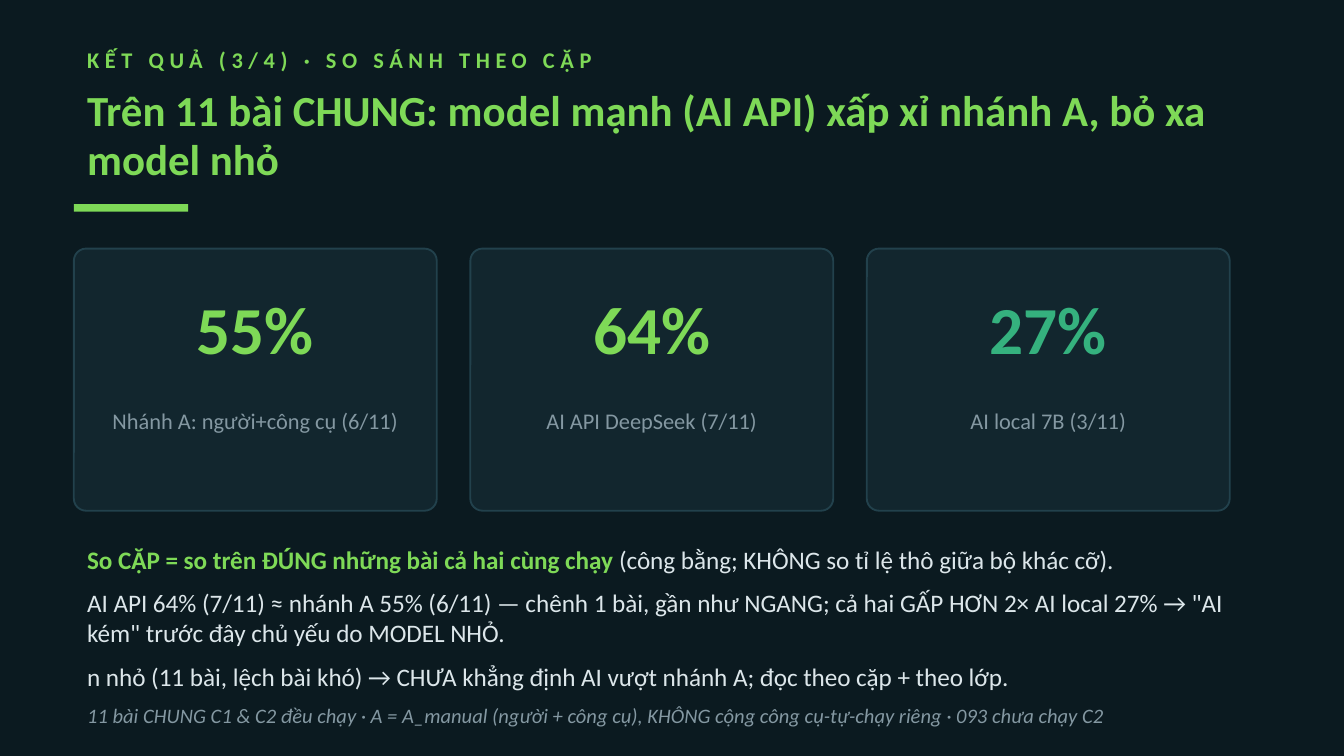
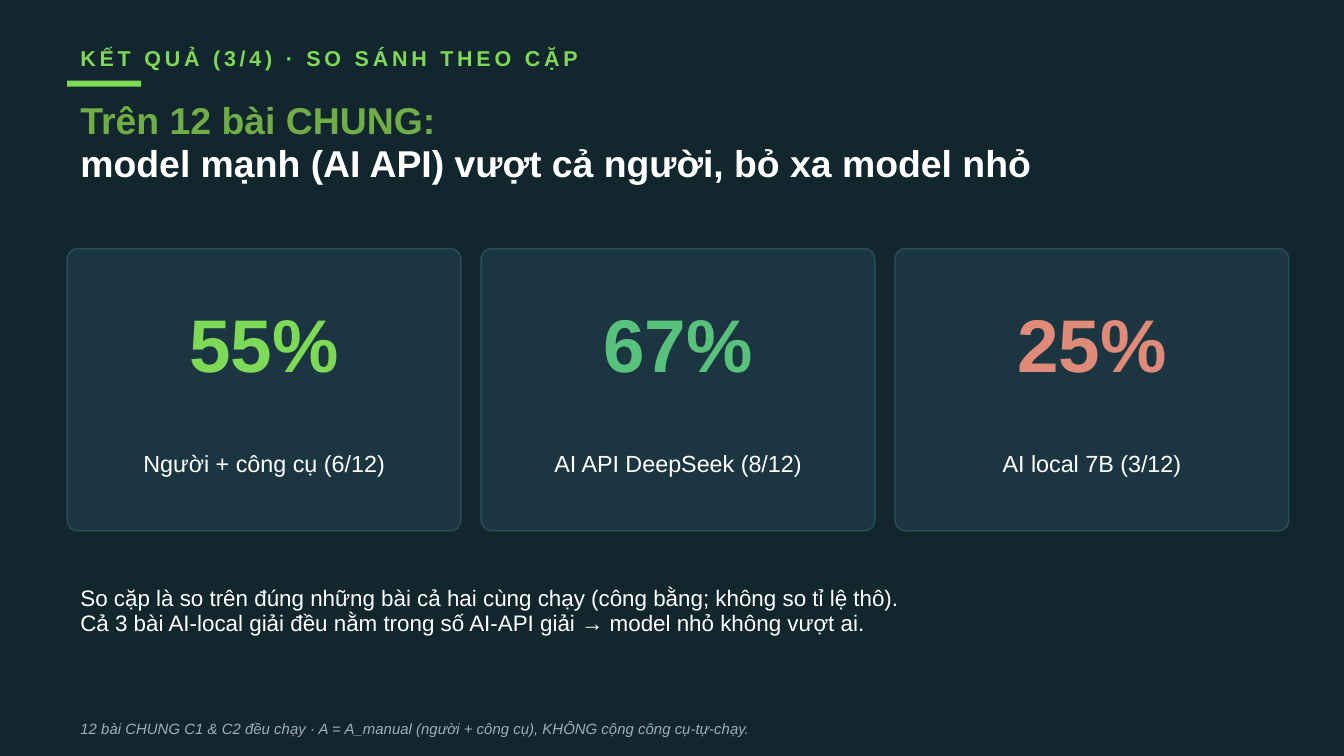
Before and after one commit to VuNguyenBinh/KLTN-FA26, a slide deck: slide 14 of Slide/KTLN_slide.pptx (slide 12 before the commit). Drawn at 1344x756 pixels with LibreOffice and Linux fonts; fonts in the diff are those of the drawing. Boxes give left, top, right and bottom in pixels: in the first picture for what was removed or moved away, otherwise in the second. Text is boxed around its words. In the diff, an @@ line names an element or a change of style, - is before the commit and + after.

```diff
--- a/Slide/KTLN_slide.pptx
+++ b/Slide/KTLN_slide.pptx
@@ background #0B1A20 to #12262E @@
@@ text "KẾT QUẢ (3/4) · SO ...": place and size @@
-text "KẾT QUẢ (3/4) · SO ..." at <box>87,49,592,72</box>
+text "KẾT QUẢ (3/4) · SO ..." at <box>80,49,578,71</box>
@@ text "KẾT QUẢ (3/4) · SO ..." at <box>80,49,578,71</box>: size 12 to 11.5 pt, font Calibri to Arial, letter spacing 3 to 2 pt @@
@@ rectangle: place and size @@
-rectangle at <box>74,204,188,212</box>
+rectangle at <box>67,81,141,86</box>
@@ text at <box>80,106,1030,185</box>: text changed; size 23 to 20 pt; font Calibri to Arial; text colour #7ED957 to #FFFFFF @@
-Trên 11 bài CHUNG: model mạnh (AI API) xấp xỉ nhánh A, bỏ xa model nhỏ
+Trên 12 bài CHUNG:
+model mạnh (AI API) vượt cả người, bỏ xa model nhỏ
@@ rounded rectangle: place and size @@
-rounded rectangle at <box>74,249,437,511</box>
+rounded rectangle at <box>67,249,461,531</box>
@@ rounded rectangle: place and size @@
-rounded rectangle at <box>470,249,833,511</box>
+rounded rectangle at <box>481,249,875,531</box>
@@ fill #12262E to #1B3640; outline #22414C 1 pt to #2C4E58 0.75 pt; proportions changed in 3 elements at <box>67,249,461,531</box>, <box>481,249,875,531</box>, <box>895,249,1289,531</box> @@
@@ rounded rectangle: place and size @@
-rounded rectangle at <box>867,249,1230,511</box>
+rounded rectangle at <box>895,249,1289,531</box>
@@ text "55%": place and size @@
-text "55%" at <box>197,307,314,355</box>
+text "55%" at <box>189,320,338,373</box>
@@ text "55%" at <box>189,320,338,373</box>: size 36 to 40 pt, font Calibri to Arial @@
@@ text removed at <box>593,307,710,355</box> @@
-64%
@@ text added at <box>603,320,752,373</box>, 40 pt, text #58C27D, bold @@
+67%
@@ text removed at <box>990,308,1107,355</box> @@
-27%
@@ text added at <box>1017,320,1166,373</box>, 40 pt, text #E08A7A, bold @@
+25%
@@ text at <box>143,454,385,477</box>: text changed; size 12 to 12.5 pt; font Calibri to Arial; text colour #8498A2 to #FFFFFF @@
-Nhánh A: người+công cụ (6/11)
+Người + công cụ (6/12)
@@ text at <box>554,455,802,477</box>: text changed; size 12 to 12.5 pt; font Calibri to Arial; text colour #8498A2 to #FFFFFF @@
-AI API DeepSeek (7/11)
+AI API DeepSeek (8/12)
@@ text at <box>1003,455,1181,477</box>: text changed; size 12 to 12.5 pt; font Calibri to Arial; text colour #8498A2 to #FFFFFF @@
-AI local 7B (3/11)
+AI local 7B (3/12)
@@ vertical alignment top to middle in 4 elements at <box>1003,455,1181,477</box>, <box>143,454,385,477</box>, <box>554,455,802,477</box>, <box>80,588,898,636</box> @@
@@ text at <box>80,588,898,636</box>: text changed; size 13.5 to 12 pt; font Calibri to Arial; text colour #DCE6EA to #FFFFFF @@
-So CẶP = so trên ĐÚNG những bài cả hai cùng chạy (công bằng; KHÔNG so tỉ lệ thô giữa bộ khác cỡ).
-AI API 64% (7/11) ≈ nhánh A 55% (6/11) — chênh 1 bài, gần như NGANG; cả hai GẤP HƠN 2× AI local 27% → "AI kém" trước đây chủ yếu do MODEL NHỎ.
-n nhỏ (11 bài, lệch bài khó) → CHƯA khẳng định AI vượt nhánh A; đọc theo cặp + theo lớp.
+So cặp là so trên đúng những bài cả hai cùng chạy (công bằng; không so tỉ lệ thô).
+Cả 3 bài AI-local giải đều nằm trong số AI-API giải → model nhỏ không vượt ai.
@@ text at <box>80,722,749,737</box>: text changed; size 11 to 8 pt; font Calibri to Arial; text colour #8498A2 to #9FB0B6 @@
-11 bài CHUNG C1 & C2 đều chạy · A = A_manual (người + công cụ), KHÔNG cộng công cụ-tự-chạy riêng · 093 chưa chạy C2
+12 bài CHUNG C1 & C2 đều chạy · A = A_manual (người + công cụ), KHÔNG cộng công cụ-tự-chạy.
```
Also in this commit, not shown: 6 other slides changed, 14 slides added, 10 slides removed.
